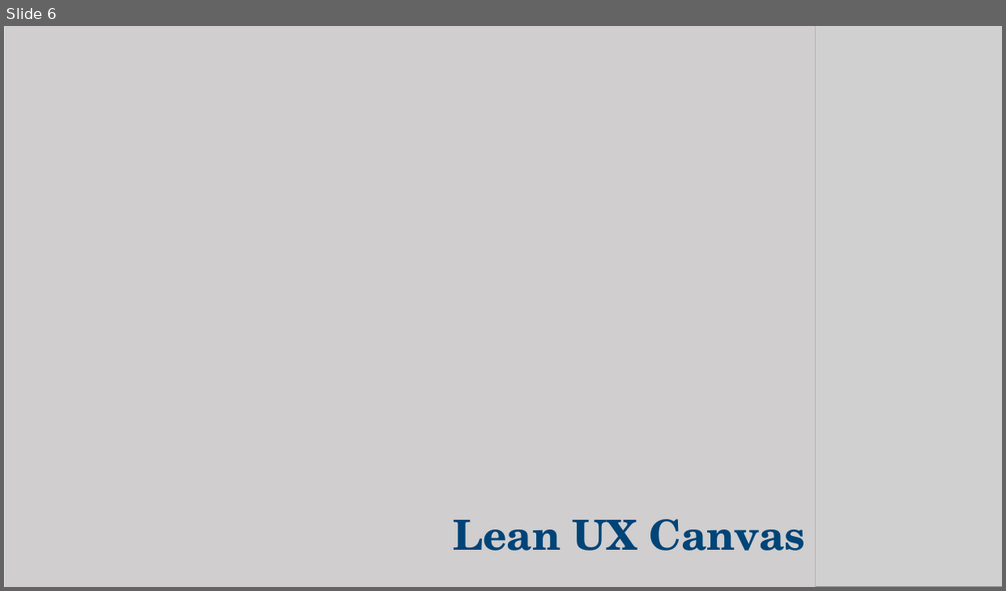
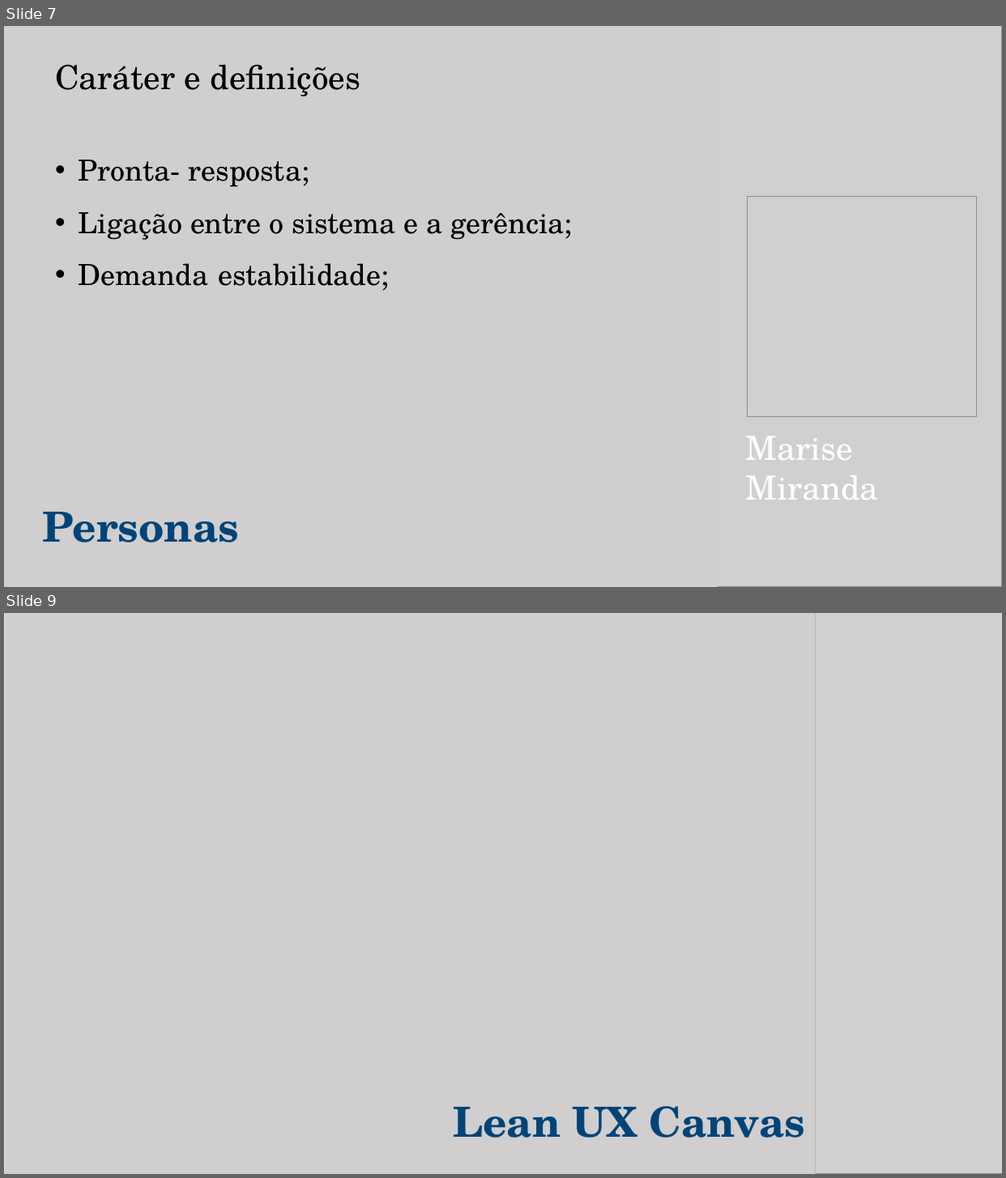
Before and after one commit to Nicolas-Gonzaga/ekranSystem, a slide deck: Gabriela/Documentação/Modelo de Apresentação - eKran 1.pptx. Shown one above the other, each under a label of ours: slide 6 before the commit, slides 7 and 9 after it; the slides between them are not shown. The pictures are 1006x591 and 1006x1178 pixels, drawn with LibreOffice and Linux fonts; fonts in the diff are those of the drawing; grey boxes stand for pictures. Boxes give left, top, right and bottom in pixels: in the first picture for what was removed or moved away, otherwise in the second. Text is boxed around its words. In the diff, an @@ line names an element or a change of style, - is before the commit and + after.

```diff
--- a/Gabriela/Documentação/Modelo de Apresentação - eKran 1.pptx
+++ b/Gabriela/Documentação/Modelo de Apresentação - eKran 1.pptx
@@ slide 7 added at (4,26,1002,587), background #FFFFFF @@
@@ rectangle added at (4,26,717,587), fill #D0CECE @@
@@ picture added at (688,26,1002,587) @@
@@ text added at (55,64,361,96), 32 pt, text #000000 @@
+Caráter e definições
@@ text added at (79,160,573,291), 28 pt, text #000000 @@
+• Pronta- resposta;
+• Ligação entre o sistema e a gerência;
+• Demanda estabilidade;
@@ picture added at (748,197,977,417) @@
@@ text added at (746,437,879,500), 32 pt, text #FFFFFF @@
+Marise Miranda
@@ text added at (42,512,239,543), 40 pt, text #004478, bold @@
+Personas
@@ what was slide 6 is now slide 9 @@
```
Also in this commit, not shown: 6 slides changed, 5 other slides added, 4 slides removed.
